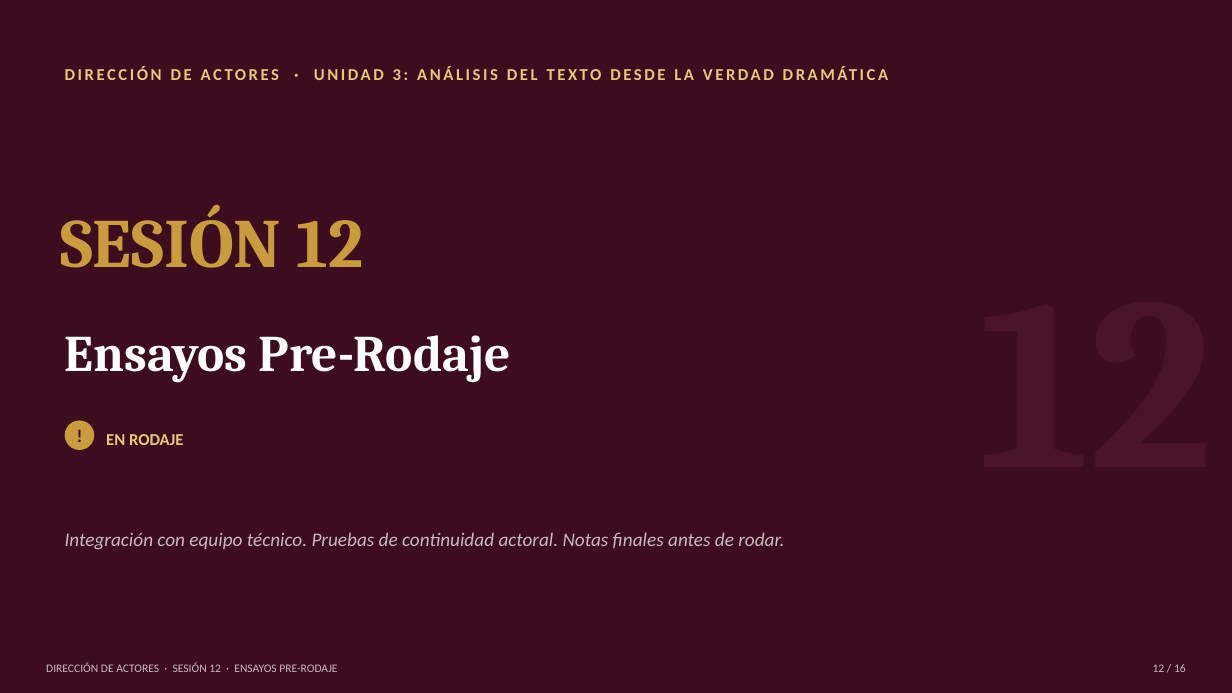
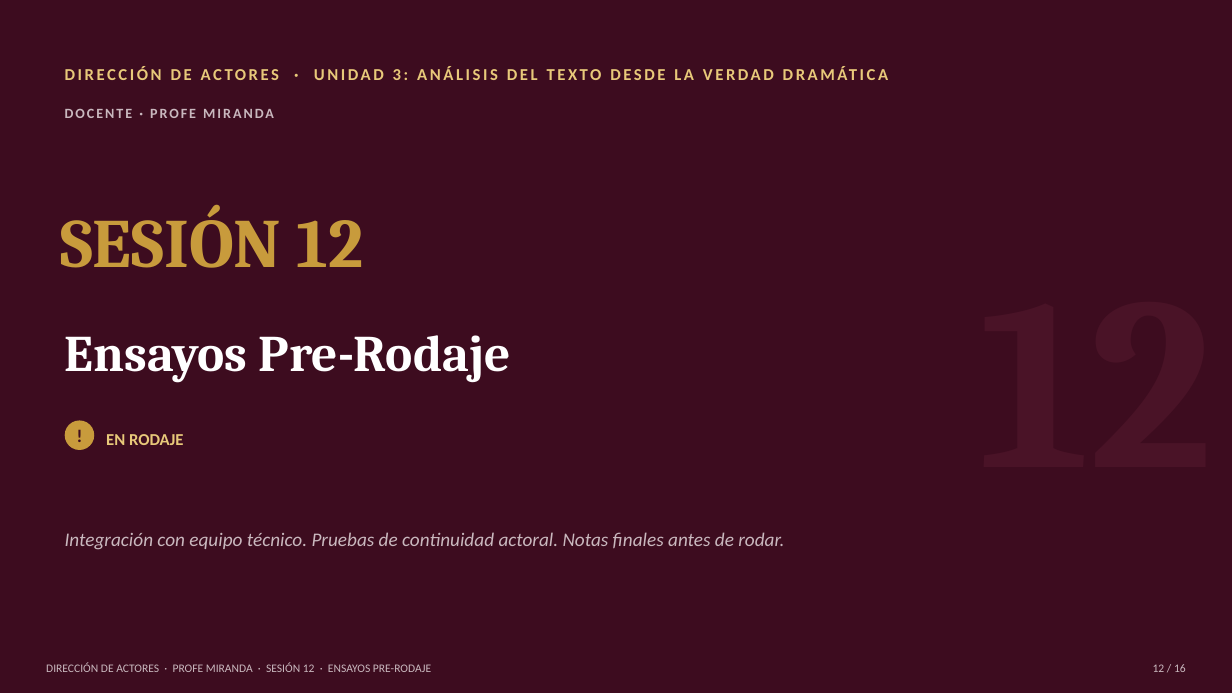
Before and after one commit to mirandajaco-design/profe-miranda, a slide deck: slide 1 of pptx/direccion-actores/Sesion_12_Ensayos_Pre-Rodaje.pptx. Drawn at 1232x693 pixels with LibreOffice and Linux fonts; fonts in the diff are those of the drawing. Boxes give left, top, right and bottom in pixels: in the first picture for what was removed or moved away, otherwise in the second. Text is boxed around its words. In the diff, an @@ line names an element or a change of style, - is before the commit and + after.

Commit message:
Añadir crédito del docente y pestaña de Recursos
Todas las diapositivas de título y el pie de página ahora indican
"Profe Miranda" como docente. El visor web suma una pestaña Recursos
con enlace al repositorio y descarga directa de los 32 .pptx.

```diff
--- a/pptx/direccion-actores/Sesion_12_Ensayos_Pre-Rodaje.pptx
+++ b/pptx/direccion-actores/Sesion_12_Ensayos_Pre-Rodaje.pptx
@@ text added at <box>65,109,274,118</box>, 11 pt, text #C9B8BE, bold @@
+DOCENTE · PROFE MIRANDA
@@ text at <box>46,663,431,672</box>: text changed @@
-DIRECCIÓN DE ACTORES · SESIÓN 12 · ENSAYOS PRE-RODAJE
+DIRECCIÓN DE ACTORES · PROFE MIRANDA · SESIÓN 12 · ENSAYOS PRE-RODAJE
```
Also in this commit, not shown: 12 other slides changed, 32 other files.
